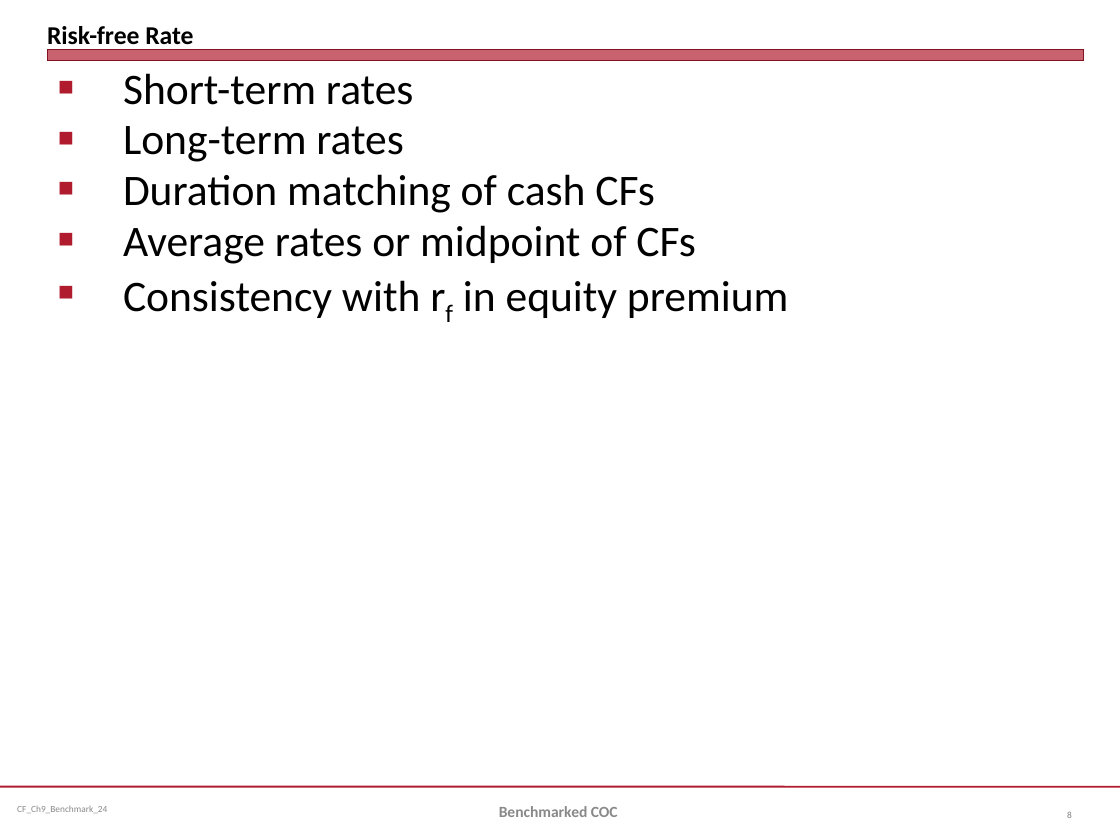
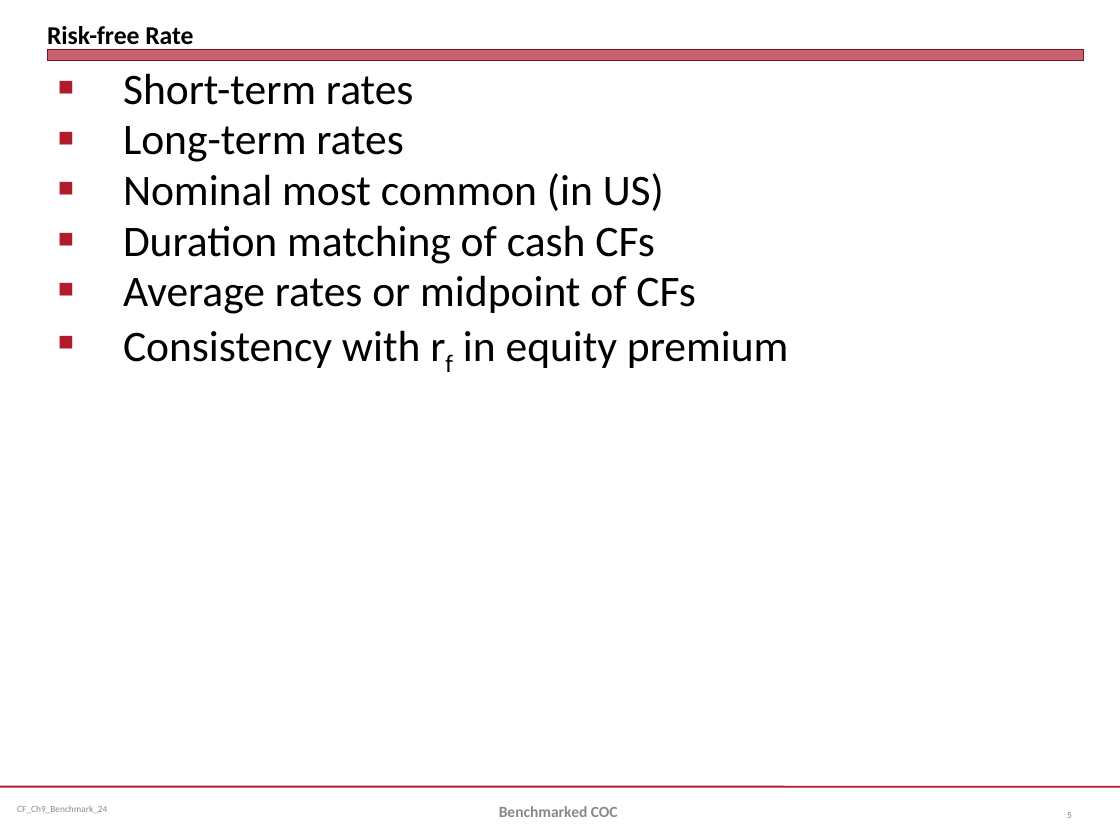
Before and after one commit to jmc877/Corporate-Finance, a slide deck: slide 5 of slides/CF_Ch9_Benchmark_24.pptx (slide 8 before the commit). Drawn at 1120x840 pixels with LibreOffice and Linux fonts; fonts in the diff are those of the drawing. Boxes give left, top, right and bottom in pixels: in the first picture for what was removed or moved away, otherwise in the second. Text is boxed around its words. In the diff, an @@ line names an element or a change of style, - is before the commit and + after.

```diff
--- a/slides/CF_Ch9_Benchmark_24.pptx
+++ b/slides/CF_Ch9_Benchmark_24.pptx
@@ text at <box>123,173,664,211</box>: paragraph added @@
+■ Nominal most common (in US)
```
Also in this commit, not shown: 3 other slides changed, 1 other file.
